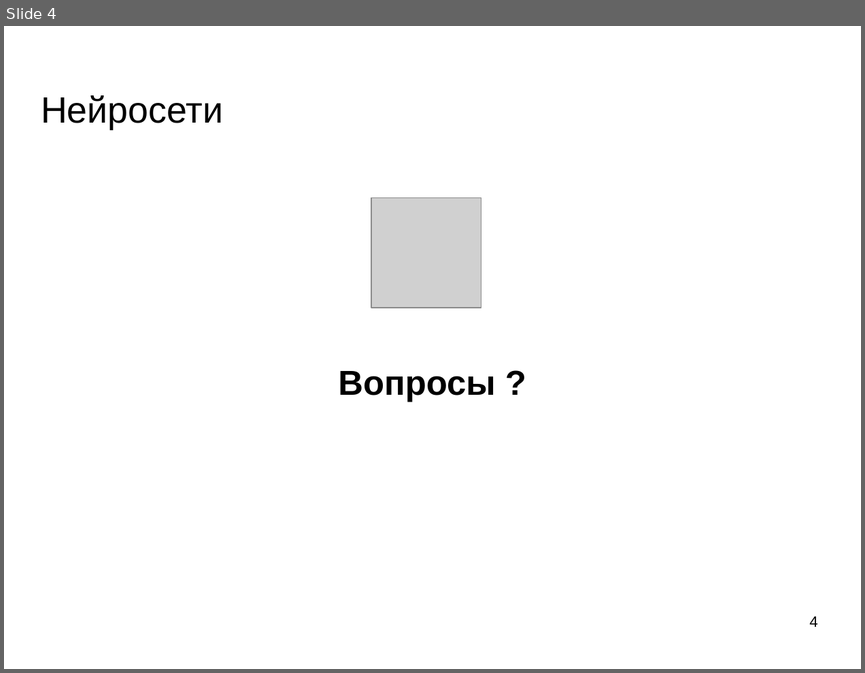
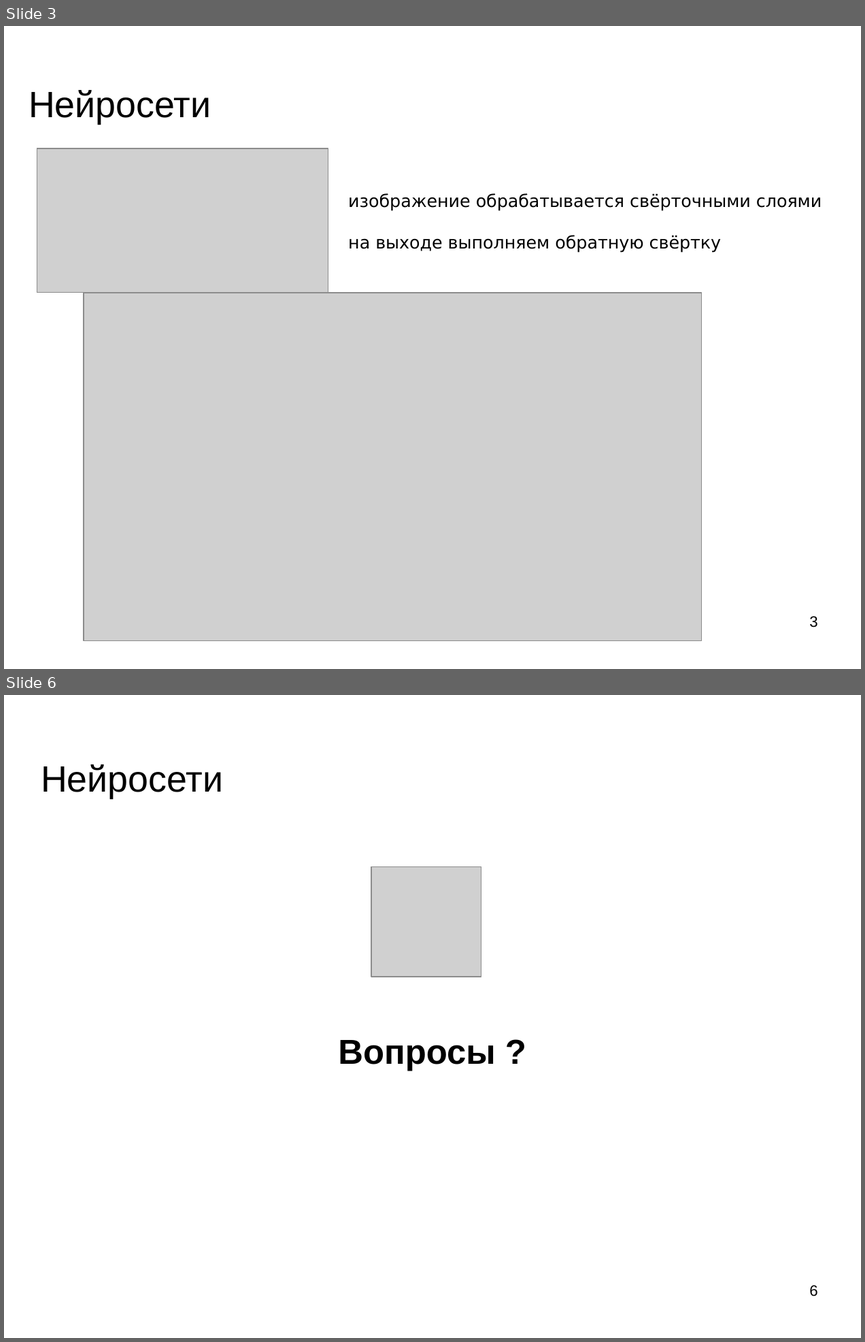
Before and after one commit to mechanoid5/ml_lectorium_legacy, a slide deck: 22-object-loc-img.odp. Shown one above the other, each under a label of ours: slide 4 before the commit, slides 3 and 6 after it; the slides between them are not shown. The pictures are 865x673 and 865x1342 pixels, drawn with LibreOffice and Linux fonts; fonts in the diff are those of the drawing; grey boxes stand for pictures; background and template pictures are left out. Boxes give left, top, right and bottom in pixels: in the first picture for what was removed or moved away, otherwise in the second. Text is boxed around its words. In the diff, an @@ line names an element or a change of style, - is before the commit and + after.

```diff
--- a/22-object-loc-img.odp
+++ b/22-object-loc-img.odp
@@ slide 3 added at (4,26,861,669), background picture (left out) @@
@@ title added at (28,90,211,124), 33.9 pt, text #000000 @@
+Нейросети
@@ picture added at (37,148,328,292) @@
@@ text added at (348,193,821,252), 16 pt, text #000000 @@
+изображение обрабатывается свёрточными слоями
+на выходе выполняем обратную свёртку
@@ picture added at (84,293,702,640) @@
@@ page number added at (809,616,817,627), 14 pt, text #000000 @@
+3
@@ what was slide 4 is now slide 6 @@
@@ page number at (809,1285,817,1296): text changed @@
-4
+6
```
Also in this commit, not shown: 2 slides changed, 2 other slides added, 1 slide removed, 1 other file.
